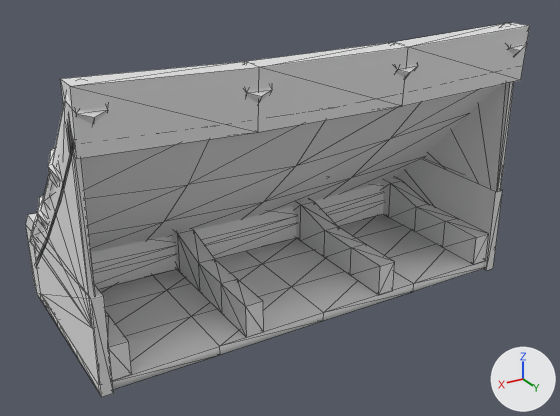
Renders of the glTF model decorations/roof_piece/roof_piece.glb from each side of a commit.
Rendered twice from a 50 mm camera at (2.07, 3.49, 1.36) aimed at (0.01, 0.07, -0.35). Every picture has the same lights, and +X, +Y and +Z are marked at lower right. Mesh edges are drawn as thin lines. Where no turn or scale is listed for an object, it has been applied to the vertices. Vertices at the same position are counted once.

The first picture shows 'BASE', 'BASE.001', 'InternalRafter', 'InternalRafter.001', 'Rafter.001', 'Side', 'Side.001', 'TopBeam', 'TopBeam.001'.
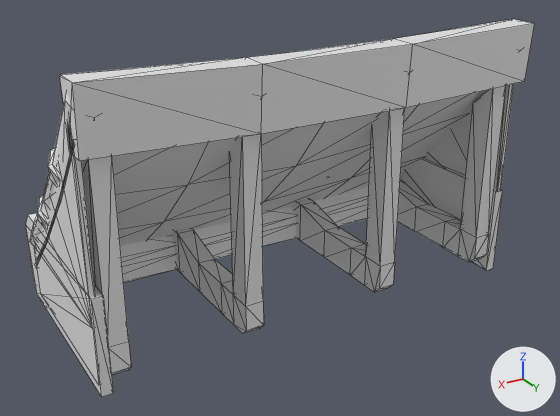
The newer file is also turned or shifted as a whole; pictures and numbers use the older file's frame.

Changed parts and their boxes (x1, y1, x2, y2) in the pictures (560 x 416 px):
'TopBeam', reshaped
    before: (60, 22, 530, 159)
    after: (60, 19, 535, 161)
'BASE', deleted
    before: (40, 215, 486, 393)
'InternalRafter', reshaped (63% taller)
    before: (171, 199, 395, 337)
    after: (171, 108, 405, 334)
'InternalRafter.001', reshaped (10% wider, 41% taller)
    before: (105, 177, 489, 381)
    after: (83, 86, 506, 375)
part 2 of me_cube_009, built on
    before: (221, 244, 395, 337)
    after: (221, 108, 405, 334)
part 3 of me_cube_003, built on
    before: (106, 218, 489, 381)
    after: (83, 86, 506, 375)

The change, as a diff of the scene's bpy script:
```diff
--- a/decorations/roof_piece/roof_piece.glb.py
+++ b/decorations/roof_piece/roof_piece.glb.py
@@ me_cube_002 @@
 # used by ob_topbeam; location = (0.0, 0.495, 0.467)
-me_cube_002.from_pydata(...)  # 16 vertices, 28 faces; spans x -1.25..1.25, y -0.07..0.07, z -0.18..0.15
+me_cube_002.from_pydata(...)  # 20 vertices, 36 faces; spans x -1.25..1.25, y -0.07..0.1, z -0.18..0.17
+# me_cube_002 part 1
+# 12 vertices are removed from x -1.25..1.25, y -0.07..0.07, z -0.18..0.15
+# 28 faces are deleted
+# 16 vertices are added at x -1.25..1.25, y -0.07..0.1, z -0.18..0.17
+# 36 new faces join them
 me_cube_002.materials.append(mat_mat_wood_generic)
@@ me_cube_009 @@
 # used by ob_internalrafter; location = (0.422, -0.047, -0.713)
-me_cube_009.from_pydata(...)  # 48 vertices, 88 faces; spans x -0.895..0.05, y -0.622..0.547, z -0.091..0.161
+me_cube_009.from_pydata(...)  # 68 vertices, 128 faces; spans x -0.895..0.05, y -0.622..0.547, z -0.091..1.008
+# me_cube_009 part 2
+# 4 vertices are removed from x -0.895..0.05, y 0.547, z -0.091
+# 20 faces are deleted
+# 16 vertices are added at x -0.895..0.05, y 0.41..0.547, z -0.091..1.008
+# 8 new vertices lie (0.0, 0.136, 0.0) away from vertices in x -0.895..0.05, y 0.274, z -0.091..0.091
+# 60 new faces join them
 me_cube_009.materials.append(mat_mat_wood_generic)
@@ me_cube_003 @@
 # used by ob_internalrafter_001; location = (1.14, -0.047, -0.713)
-me_cube_003.from_pydata(...)  # 48 vertices, 88 faces; spans x -2.33..0.05, y -0.62..0.55, z -0.09..0.16
+me_cube_003.from_pydata(...)  # 68 vertices, 128 faces; spans x -2.33..0.05, y -0.62..0.55, z -0.09..1.01
+# me_cube_003 part 3
+# 4 vertices are removed from x -2.33..0.05, y 0.55, z -0.09
+# 20 faces are deleted
+# 16 vertices are added at x -2.33..0.05, y 0.41..0.55, z -0.09..1.01
+# 8 new vertices lie (0.0, 0.14, 0.0) away from vertices in x -2.33..0.05, y 0.27, z -0.09..0.09
+# 60 new faces join them
 me_cube_003.materials.append(mat_mat_wood_generic)
@@ ob_base @@
-ob_base = bpy.data.objects.new('BASE', me_cube_005)
-ob_base.location = (0.0, 0.0, -0.829)
```
